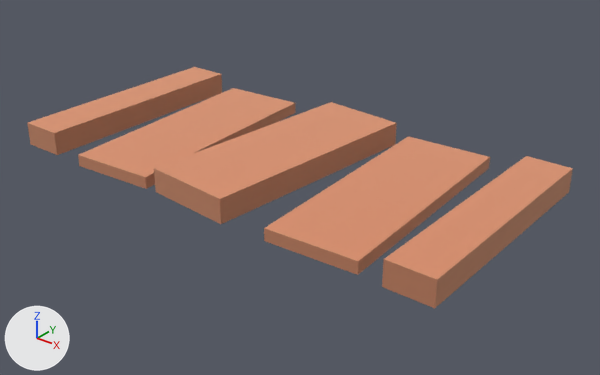
The glTF model public/models/nf2/nature/path_wood.glb as it was, and as the next commit left it.
Both versions are drawn from a 50 mm lens placed at (0.99, -1.182, 0.649), pointed at (0.044, 0.0, -0.083). Lighting does not change. The marker at lower left points along +X, +Y and +Z. The older version comes first. Where no turn or scale is listed for an object, it has been applied to the vertices.

Names of what the first picture shows: 'path_wood'.
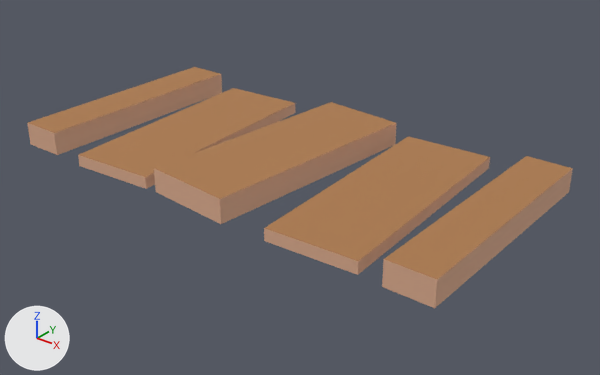
Pixel boxes [x1, y1, x2, y2] of what changed, in the pictures (600 x 375 px):
'path_wood', surface changed, recoloured (beige to brown)
    both: [27, 67, 573, 308]

The change, as a list of edits to the scene's bpy script:
```text
Change mat_dirtdark:
    mat_dirtdark.metallic: 1.0 -> 0.0
Change mat_dirt:
    mat_dirt.metallic: 1.0 -> 0.0
    mat_dirt.base_color: (0.886, 0.514, 0.341) -> (0.418, 0.198, 0.0762)  # beige #f2be9e -> brown #ad7b4e
Remove ob_tmpparent:
    ob_tmpparent = bpy.data.objects.new('tmpParent', None)
    ob_tmpparent.location = (0.0, 0.0, 0.0)
```
